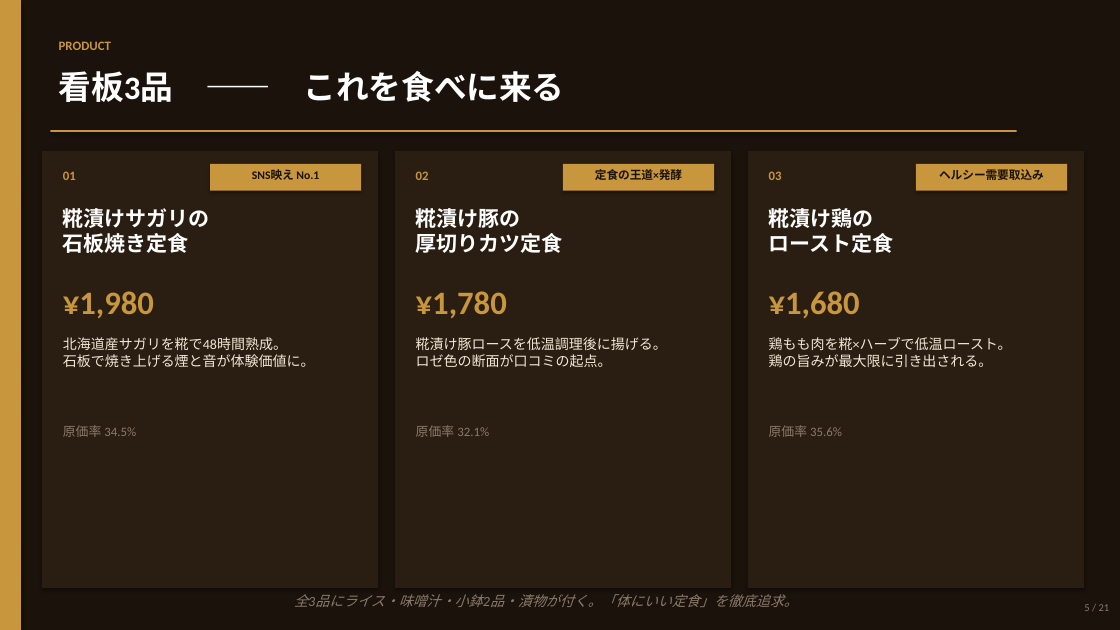
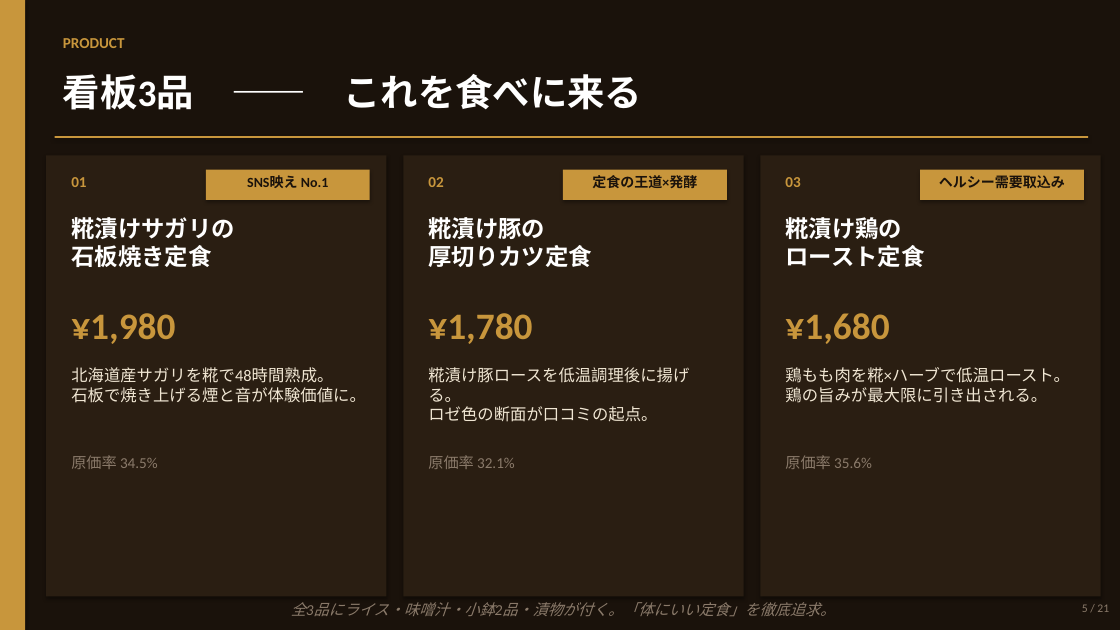
Before and after one commit to hunkotusaisinryo-lab/test-repo, a slide deck: slide 5 of reports/肉酒場然_事業計画書_20260605.pptx. Drawn at 1120x630 pixels with LibreOffice and Linux fonts; fonts in the diff are those of the drawing. Boxes give left, top, right and bottom in pixels: in the first picture for what was removed or moved away, otherwise in the second. Text is boxed around its words. In the diff, an @@ line names an element or a change of style, - is before the commit and + after.

```diff
--- a/reports/肉酒場然_事業計画書_20260605.pptx
+++ b/reports/肉酒場然_事業計画書_20260605.pptx
@@ rectangle resized from (x1=0, y1=0, x2=21, y2=630) to (x1=0, y1=0, x2=25, y2=630) @@
@@ rectangle resized from (x1=50, y1=130, x2=1017, y2=132) to (x1=55, y1=136, x2=1088, y2=138) @@
@@ rectangle resized from (x1=42, y1=151, x2=378, y2=588) to (x1=46, y1=155, x2=386, y2=597) @@
@@ text "01" moved from (x1=63, y1=171, x2=76, y2=180) to (x1=71, y1=177, x2=86, y2=187) @@
@@ rectangle resized from (x1=210, y1=164, x2=361, y2=191) to (x1=206, y1=170, x2=370, y2=200) @@
@@ rectangle resized from (x1=395, y1=151, x2=731, y2=588) to (x1=403, y1=155, x2=744, y2=597) @@
@@ text "02" moved from (x1=416, y1=171, x2=429, y2=180) to (x1=428, y1=177, x2=443, y2=187) @@
@@ rectangle resized from (x1=563, y1=164, x2=714, y2=191) to (x1=563, y1=170, x2=727, y2=200) @@
@@ rectangle resized from (x1=748, y1=151, x2=1084, y2=588) to (x1=760, y1=155, x2=1101, y2=597) @@
@@ text "03" moved from (x1=769, y1=171, x2=782, y2=180) to (x1=785, y1=177, x2=800, y2=187) @@
@@ size 10 to 12 pt in 3 elements at (x1=247, y1=175, x2=329, y2=188), (x1=592, y1=175, x2=697, y2=188), (x1=939, y1=175, x2=1065, y2=188) @@
@@ rectangle resized from (x1=916, y1=164, x2=1067, y2=191) to (x1=920, y1=170, x2=1084, y2=200) @@
@@ text "糀漬けサガリの 石板焼き定食" moved from (x1=63, y1=208, x2=210, y2=253) to (x1=71, y1=217, x2=235, y2=267) @@
@@ text "糀漬け豚の 厚切りカツ定食" moved from (x1=416, y1=208, x2=563, y2=253) to (x1=428, y1=217, x2=592, y2=267) @@
@@ size 18 to 20 pt in 3 elements at (x1=71, y1=217, x2=235, y2=267), (x1=428, y1=217, x2=592, y2=267), (x1=785, y1=217, x2=924, y2=267) @@
@@ text "糀漬け鶏の ロースト定食" moved from (x1=769, y1=208, x2=894, y2=253) to (x1=785, y1=217, x2=924, y2=267) @@
@@ text "¥1,980" moved from (x1=63, y1=291, x2=154, y2=318) to (x1=71, y1=313, x2=175, y2=344) @@
@@ text "¥1,780" moved from (x1=416, y1=291, x2=507, y2=318) to (x1=428, y1=313, x2=532, y2=344) @@
@@ size 28 to 32 pt in 4 elements at (x1=63, y1=74, x2=642, y2=110), (x1=71, y1=313, x2=175, y2=344), (x1=428, y1=313, x2=532, y2=344), (x1=785, y1=313, x2=889, y2=344) @@
@@ text "¥1,680" moved from (x1=769, y1=291, x2=860, y2=318) to (x1=785, y1=313, x2=889, y2=344) @@
@@ text "北海道産サガリを糀で48時間熟成。 石板で焼き上げる煙と音が体験価値に。" moved from (x1=63, y1=337, x2=315, y2=367) to (x1=71, y1=367, x2=366, y2=403) @@
@@ text "糀漬け豚ロースを低温調理後に揚げる。 ロゼ色の断面が口コミの起点。" moved from (x1=416, y1=337, x2=667, y2=367) to (x1=428, y1=367, x2=689, y2=422) @@
@@ size 12 to 14 pt in 3 elements at (x1=71, y1=367, x2=366, y2=403), (x1=428, y1=367, x2=689, y2=422), (x1=785, y1=367, x2=1069, y2=403) @@
@@ text "鶏もも肉を糀×ハーブで低温ロースト。 鶏の旨みが最大限に引き出される。" moved from (x1=769, y1=337, x2=1012, y2=367) to (x1=785, y1=367, x2=1069, y2=403) @@
@@ text "原価率 34.5%" moved from (x1=63, y1=425, x2=136, y2=437) to (x1=71, y1=455, x2=158, y2=469) @@
@@ text "原価率 32.1%" moved from (x1=416, y1=425, x2=489, y2=437) to (x1=428, y1=455, x2=515, y2=469) @@
@@ size 11 to 13 pt in 7 elements at (x1=63, y1=38, x2=125, y2=48), (x1=71, y1=177, x2=86, y2=187), (x1=428, y1=177, x2=443, y2=187), (x1=785, y1=177, x2=800, y2=187), (x1=71, y1=455, x2=158, y2=469), (x1=428, y1=455, x2=515, y2=469), (x1=785, y1=455, x2=872, y2=469) @@
@@ text "原価率 35.6%" moved from (x1=769, y1=425, x2=842, y2=437) to (x1=785, y1=455, x2=872, y2=469) @@
@@ text "全3品にライス・味噌汁・小鉢2品・漬物が付く。「体にいい定食」を徹底追求。" moved from (x1=294, y1=594, x2=798, y2=607) to (x1=291, y1=602, x2=835, y2=616) @@
@@ text "全3品にライス・味噌汁・小鉢2品・漬物が付く。「体にいい定食」を徹底追求。" at (x1=291, y1=602, x2=835, y2=616): size 12 to 13 pt @@
@@ text "5 / 21" at (x1=1082, y1=604, x2=1109, y2=612): size 9 to 10 pt @@
```
Also in this commit, not shown: 20 other slides changed, 1 other file.
